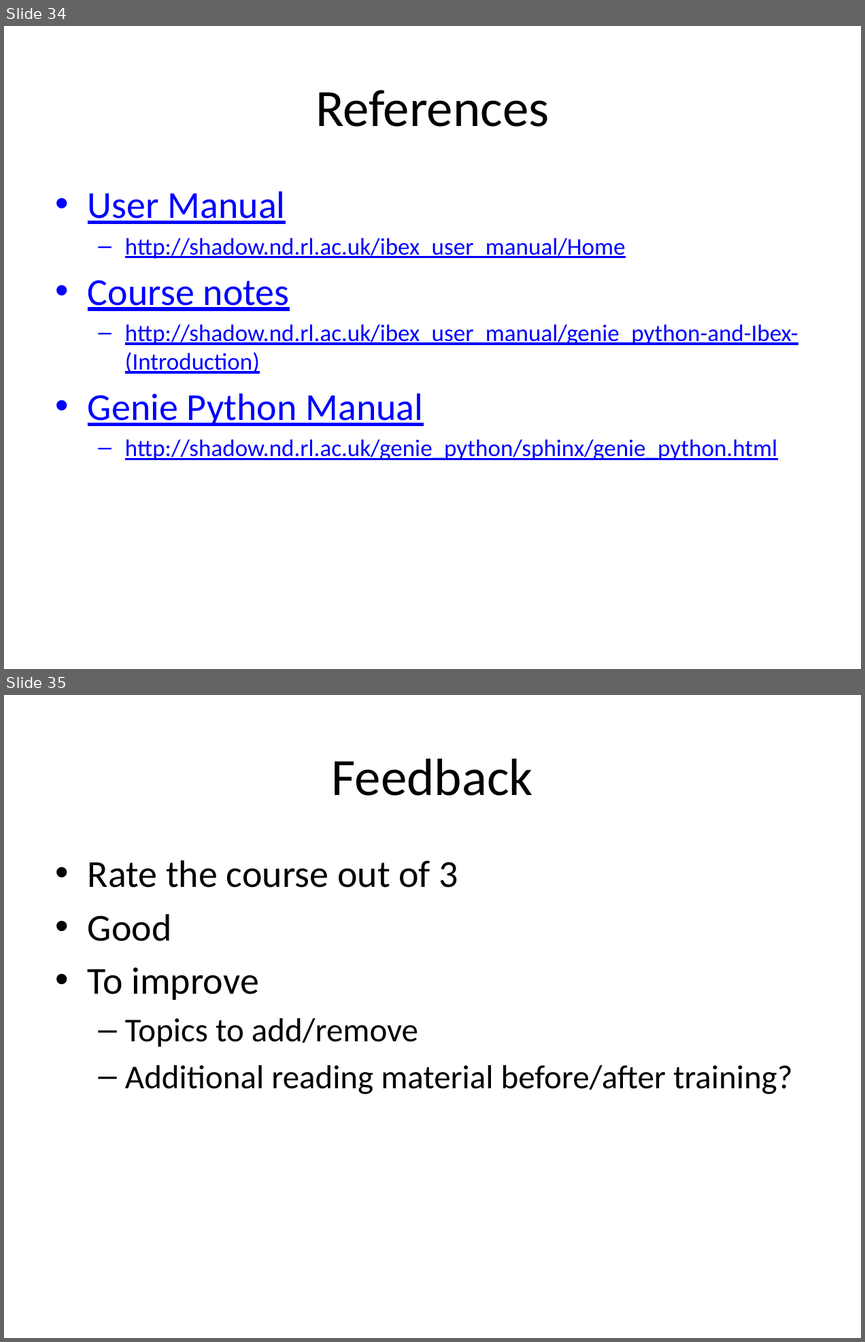
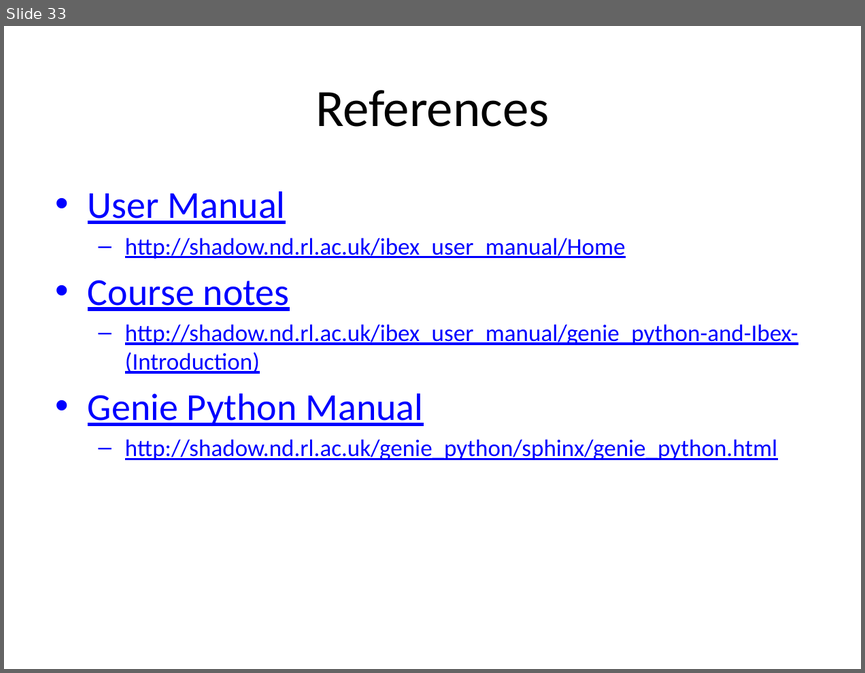
Before and after one commit to ISISComputingGroup/ibex_user_manual, a slide deck: genie_python_and_ibex/genie_python_and_ibex.pptx. Shown one above the other, each under a label of ours: slides 34 and 35 before the commit, slide 33 after it. The pictures are 865x1342 and 865x673 pixels, drawn with LibreOffice and Linux fonts; fonts in the diff are those of the drawing; background and template pictures are left out. Boxes give left, top, right and bottom in pixels: in the first picture for what was removed or moved away, otherwise in the second. Text is boxed around its words. In the diff, an @@ line names an element or a change of style, - is before the commit and + after.

```diff
--- a/genie_python_and_ibex/genie_python_and_ibex.pptx
+++ b/genie_python_and_ibex/genie_python_and_ibex.pptx
@@ slide 35 removed at [4,695,861,1338], background #FFFFFF @@
@@ title removed at [332,758,533,796] @@
-Feedback
@@ text removed at [88,860,792,1094] @@
-• Rate the course out of 3
-• Good
-• To improve
-  – Topics to add/remove
-  – Additional reading material before/after training?
@@ what was slide 34 is now slide 33 @@
```
Also in this commit, not shown: 9 slides changed, 1 other slide removed.
